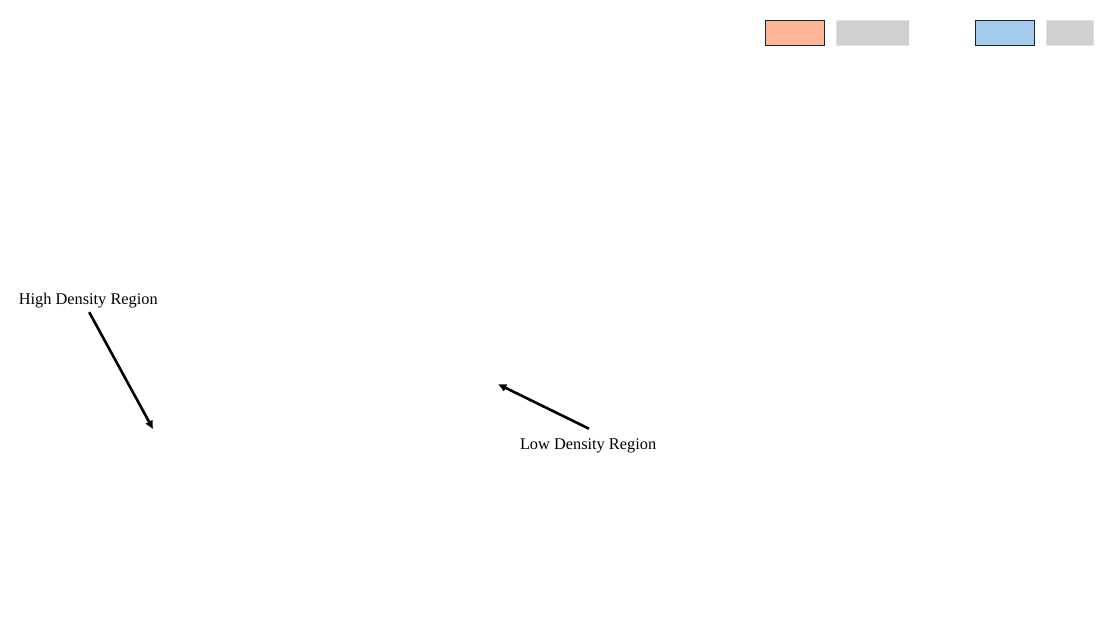
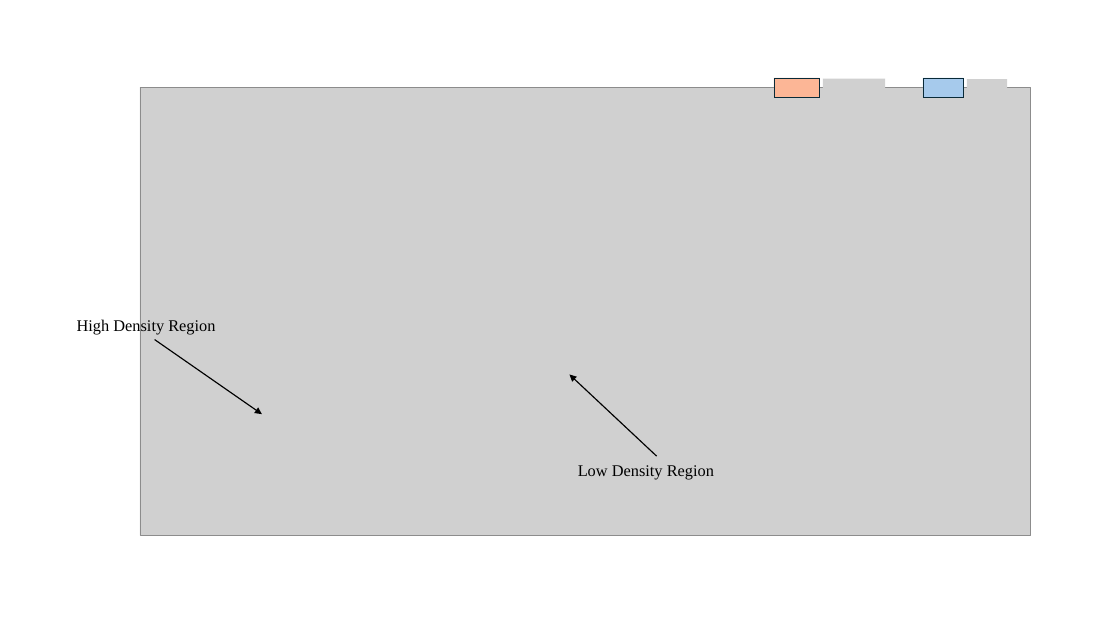
Before and after one commit to innovation-cat/innovation-cat.github.io, a slide deck: slide 3 of images/posts/2025-07-03-blog-post/新建 Microsoft PowerPoint 演示文稿.pptx. Drawn at 1120x630 pixels with LibreOffice and Linux fonts; fonts in the diff are those of the drawing; grey boxes stand for pictures; background and template pictures are left out. Boxes give left, top, right and bottom in pixels: in the first picture for what was removed or moved away, otherwise in the second. Text is boxed around its words. In the diff, an @@ line names an element or a change of style, - is before the commit and + after.

```diff
--- a/images/posts/2025-07-03-blog-post/新建 Microsoft PowerPoint 演示文稿.pptx
+++ b/images/posts/2025-07-03-blog-post/新建 Microsoft PowerPoint 演示文稿.pptx
@@ picture removed at (837,20,910,45) @@
@@ picture removed at (1047,20,1094,45) @@
@@ picture added at (140,87,1031,536) @@
@@ rectangle: place and size @@
-rectangle at (765,20,824,45)
+rectangle at (774,78,819,98)
@@ picture added at (823,79,886,99) @@
@@ rectangle: place and size @@
-rectangle at (975,20,1034,45)
+rectangle at (923,78,964,98)
@@ picture added at (967,79,1007,99) @@
@@ text "High Density Region": place and size @@
-text "High Density Region" at (19,292,158,308)
+text "High Density Region" at (77,318,215,335)
@@ arrow moved from (89, 313) - (153, 429) to (155, 339) - (262, 414) @@
@@ arrow (155, 339) - (262, 414): stroke #000000 2.25 pt to #000000 1 pt @@
@@ arrow moved from (589, 429) - (499, 385) to (657, 456) - (570, 375) @@
@@ arrow (657, 456) - (570, 375): stroke #000000 2.25 pt to #000000 1 pt @@
@@ text "Low Density Region": place and size @@
-text "Low Density Region" at (520,438,656,453)
+text "Low Density Region" at (578,465,714,480)
```
Also in this commit, not shown: 1 slide added, 1 slide removed, 4 other files.
